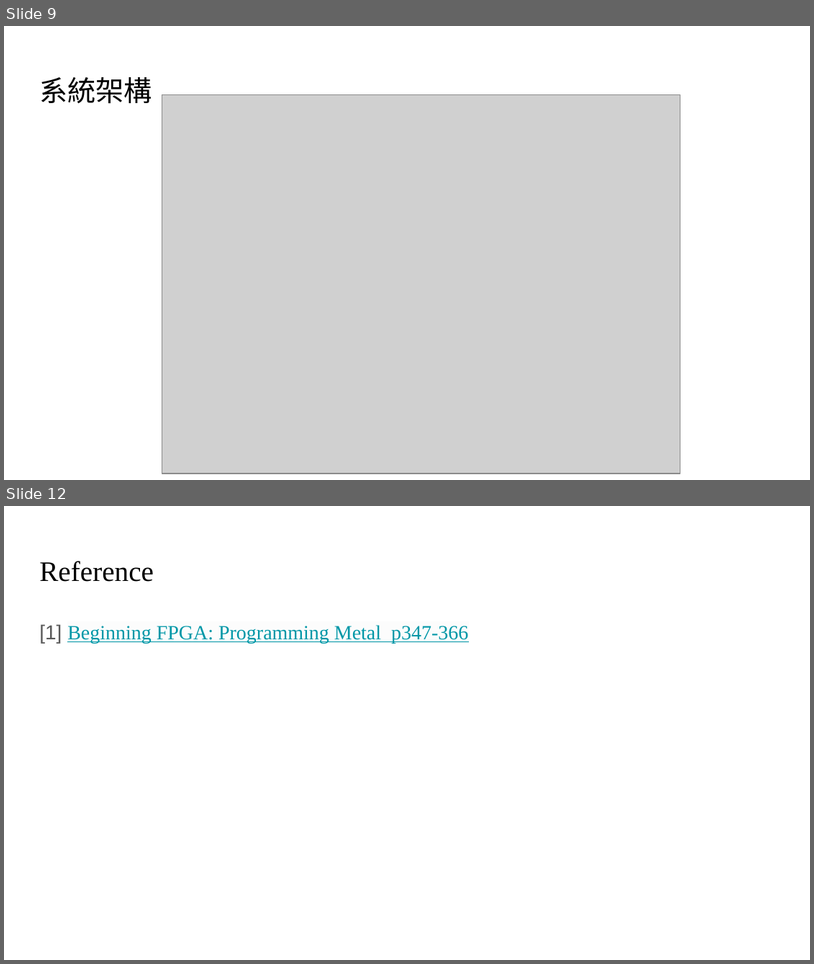
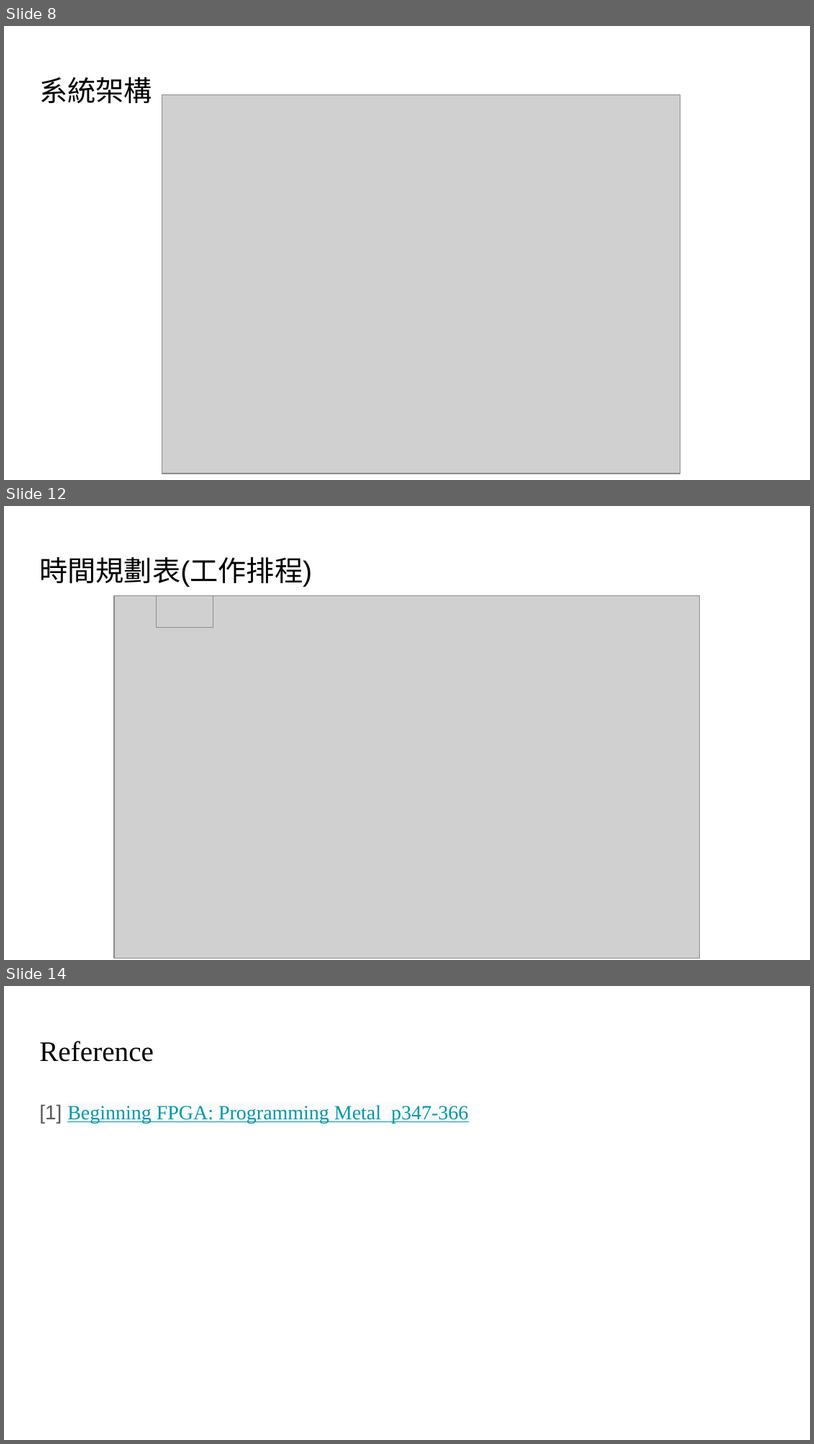
Before and after one commit to jack850208/Image-Process, a slide deck: IC量測誤差檢測系統.pptx. Shown one above the other, each under a label of ours: slides 9 and 12 before the commit, slides 8, 12 and 14 after it; the slides between them are not shown. The pictures are 814x964 and 814x1444 pixels, drawn with LibreOffice and Linux fonts; fonts in the diff are those of the drawing; grey boxes stand for pictures. Boxes give left, top, right and bottom in pixels: in the first picture for what was removed or moved away, otherwise in the second. Text is boxed around its words. In the diff, an @@ line names an element or a change of style, - is before the commit and + after.

Commit message:
內容新增
1. 架構圖
2. 時間規劃表
3. 測試資料集

```diff
--- a/IC量測誤差檢測系統.pptx
+++ b/IC量測誤差檢測系統.pptx
@@ slide 12 added at (4,506,810,960), background #FFFFFF @@
@@ title added at (39,557,312,587), 25.2 pt, text #000000 @@
+時間規劃表(工作排程)
@@ picture added at (114,595,701,957) @@
@@ picture added at (157,595,213,627) @@
@@ what was slide 9 is now slide 8 @@
@@ what was slide 12 is now slide 14 @@
```
Also in this commit, not shown: 2 slides changed, 3 other slides added, 2 slides removed.
